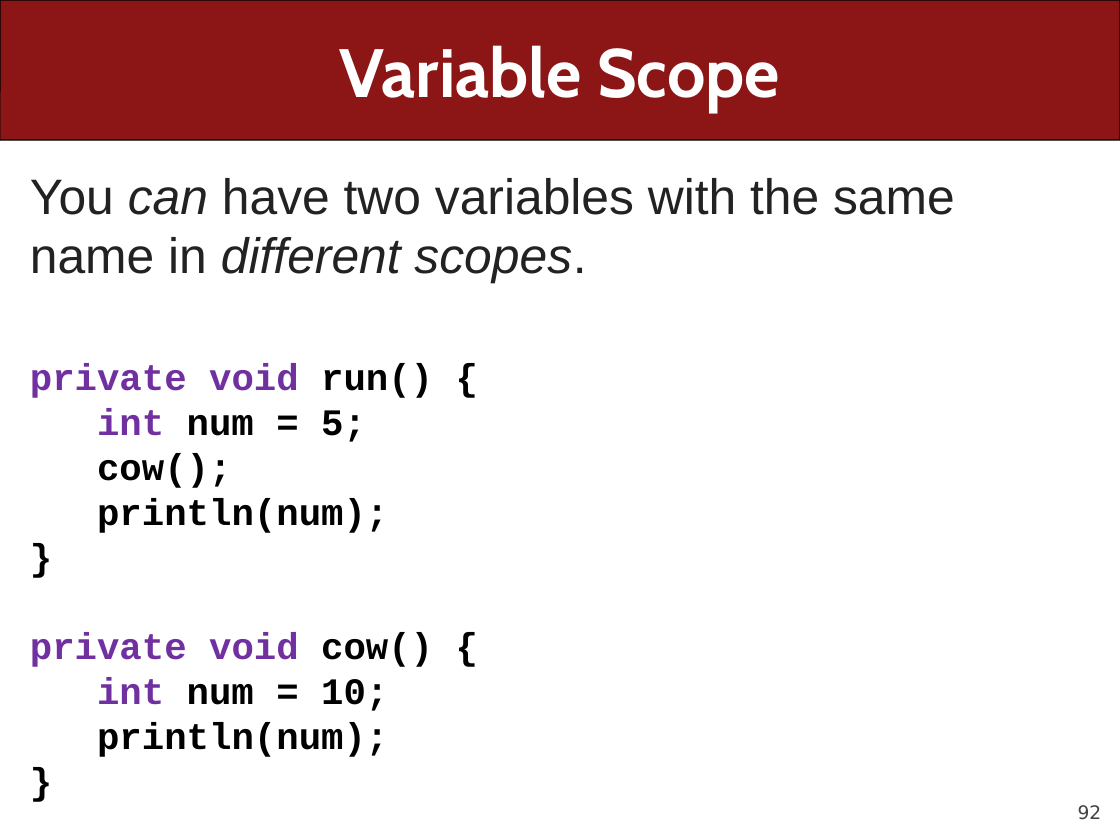
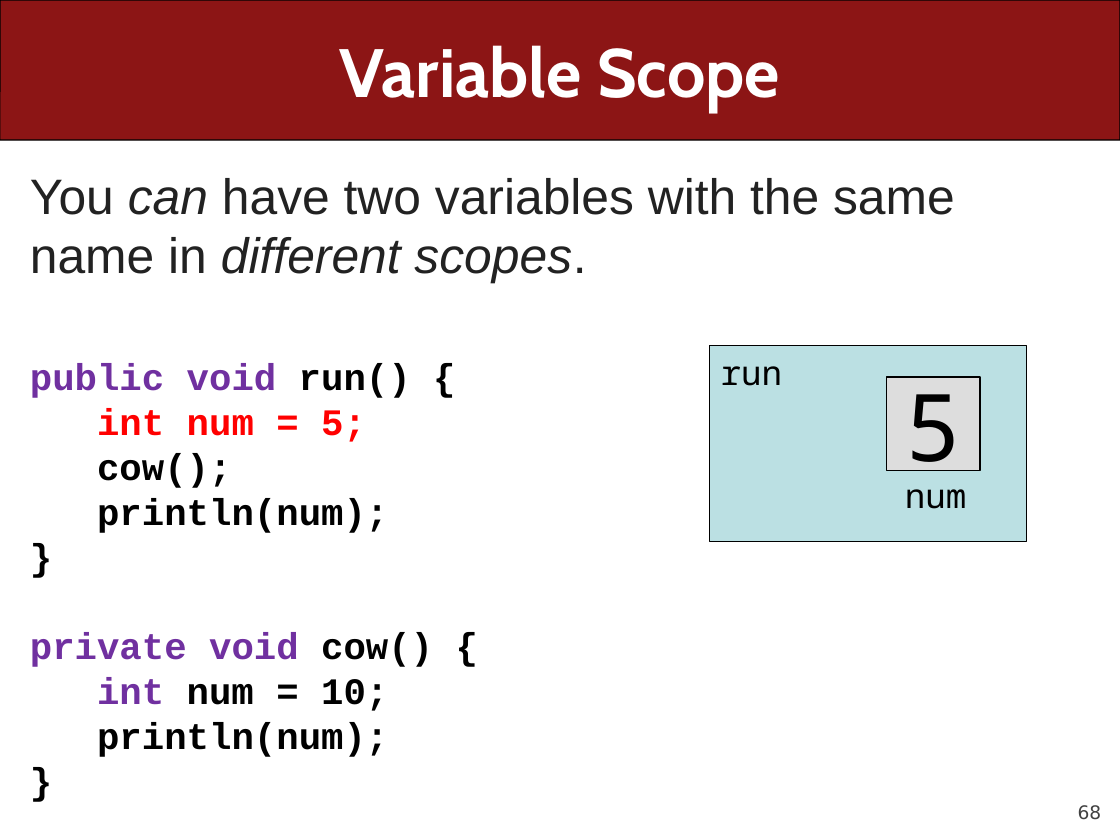
Before and after one commit to ckincaid17/cs106a-summer-2018, a slide deck: slide 68 of WWW/lectures/Lecture6/Lecture6.pptx (slide 92 before the commit). Drawn at 1120x840 pixels with LibreOffice and Linux fonts; fonts in the diff are those of the drawing. Boxes give left, top, right and bottom in pixels: in the first picture for what was removed or moved away, otherwise in the second. Text is boxed around its words. In the diff, an @@ line names an element or a change of style, - is before the commit and + after.

```diff
--- a/WWW/lectures/Lecture6/Lecture6.pptx
+++ b/WWW/lectures/Lecture6/Lecture6.pptx
@@ rectangle added at (709, 345, 1026, 541), fill #BBE0E3, outline #000000 0.75 pt, 22 pt, text #000000 @@
+run
+num
@@ text at (30, 364, 411, 398): text changed @@
-private void run() {
+public void run() {
@@ rectangle added at (887, 377, 980, 470), fill #DDDDDD, outline #000000 0.75 pt, 60 pt, text #000000 @@
+5
@@ text at (97, 409, 366, 442): text colour #7030A0 to #FF0000 in "int"; text colour #000000 to #FF0000 in "num = 5;" @@
@@ page number at (1078, 805, 1102, 820): text changed @@
-92
+68
```
Also in this commit, not shown: 41 other slides changed, 7 slides added, 20 slides removed, 1 other file.
